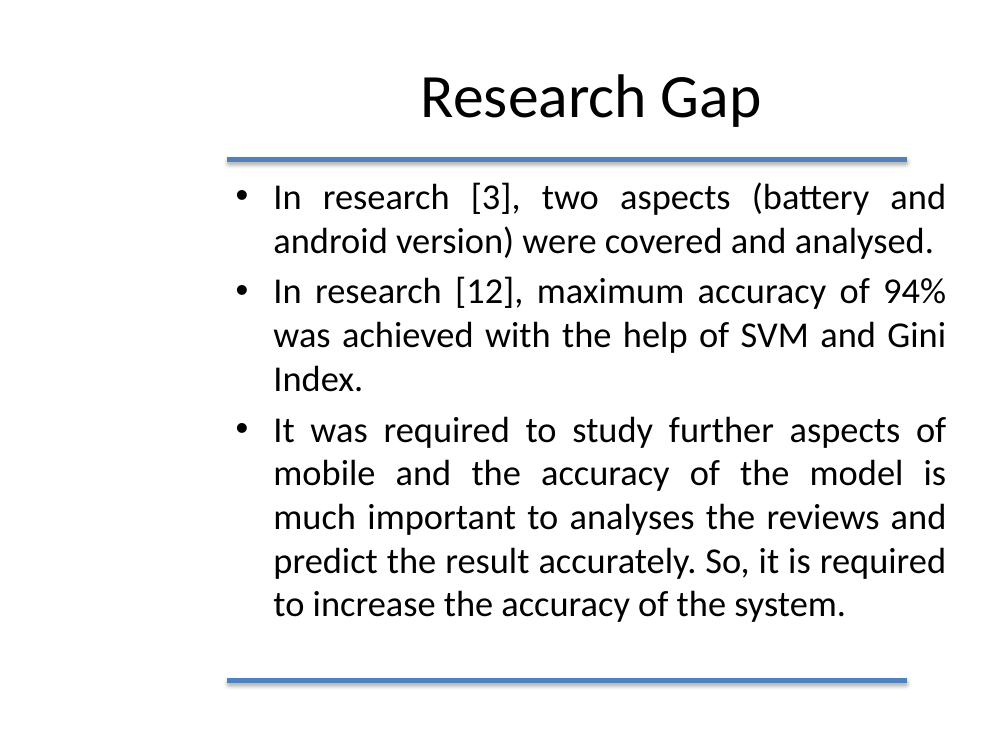
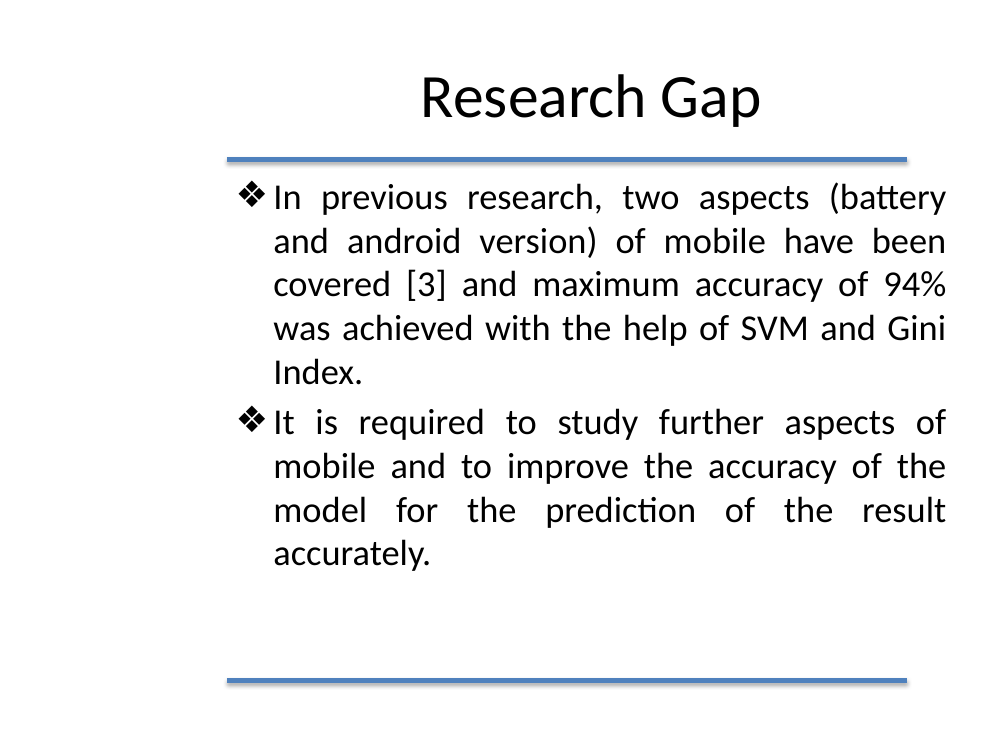
Before and after one commit to furqan-durrani/Thesisss, a slide deck: slide 9 of Furqan Durrani.pptx. Drawn at 1008x756 pixels with LibreOffice and Linux fonts; fonts in the diff are those of the drawing; background and template pictures are left out. Boxes give left, top, right and bottom in pixels: in the first picture for what was removed or moved away, otherwise in the second. Text is boxed around its words. In the diff, an @@ line names an element or a change of style, - is before the commit and + after.

```diff
--- a/Furqan Durrani.pptx
+++ b/Furqan Durrani.pptx
@@ text at [273, 182, 946, 571]: text changed @@
-• In research [3], two aspects (battery and android version) were covered and analysed.
-• In research [12], maximum accuracy of 94% was achieved with the help of SVM and Gini Index.
-• It was required to study further aspects of mobile and the accuracy of the model is much important to analyses the reviews and predict the result accurately. So, it is required to increase the accuracy of the system.
+❖ In previous research, two aspects (battery and android version) of mobile have been covered [3] and maximum accuracy of 94% was achieved with the help of SVM and Gini Index.
+❖ It is required to study further aspects of mobile and to improve the accuracy of the model for the prediction of the result accurately.
```
Also in this commit, not shown: 14 other slides changed, 3 slides added, 1 slide removed.
